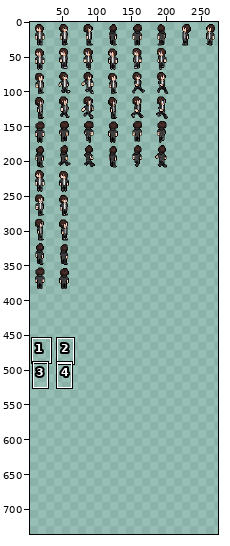
File history of a sprite sheet, resources/img/characters/MCanimate.png. Above: a wide view before the commit, with the close-up outlined.
Close-up. Before the commit:
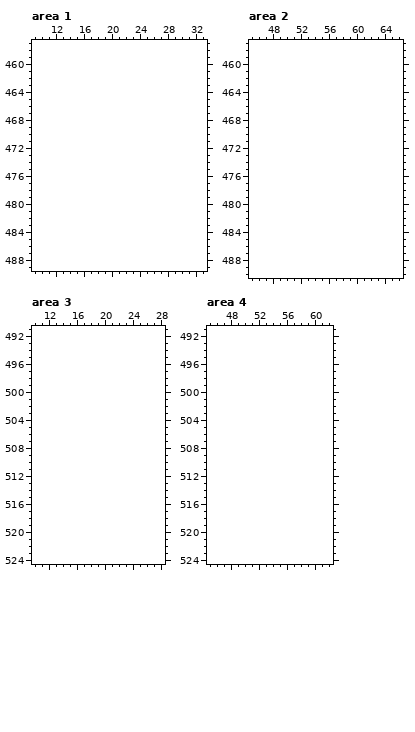
The file is 281x386 pixels. Colours within 5 levels of each other are drawn and written as one. Shown: area 1: x 9..33, y 457..489; area 2: x 45..66, y 457..490; area 3: x 10..28, y 491..524; area 4: x 45..62, y 491..524. The old version is drawn lined up with the new one, on the new canvas. The wide view leaves out empty margins. The commit also changed other parts of the picture, which this record leaves out.
The result:
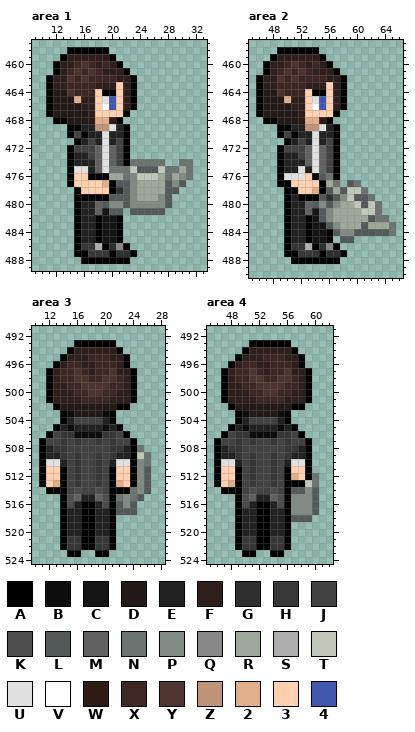
Palette (. is transparent): A #000000  B #0d0d0d  C #151515  D #231917  E #222222  F #2f1f1c  G #2f2f2f  H #373737  J #424242  K #4d4d4d  L #545959  M #616161  N #6b7470  P #818b83  Q #888888  R #9da89a  S #aeaeae  T #c1c8b9  U #e0e0e0  V #ffffff  W #2f1a16  X #3e2723  Y #4e342e  Z #bf9477  2 #e1ae8c  3 #ffd0b0  4 #4258ae
Difference:
canvas 281x386 -> 281x736
--- area 1
@@ x 9..33 @@
 457 .........................
-458 .........................
-459 .........................
-460 .........................
-461 .........................
-462 .........................
-463 .........................
-464 .........................
-465 .........................
-466 .........................
-467 .........................
-468 .........................
-469 .........................
-470 .........................
-471 .........................
-472 .........................
-473 .........................
-474 .........................
-475 .........................
-476 .........................
-477 .........................
-478 .........................
-479 .........................
-480 .........................
-481 .........................
-482 .........................
-483 .........................
-484 .........................
-485 .........................
-486 .........................
-487 .........................
-488 .........................
+458 .....AAAAAA..............
+459 ....AFFFFFFA.............
+460 ...AFFXYXFXFA............
+461 ...AFXYXYXFFFA...........
+462 ..AFFYXYXXXXFFA..........
+463 ..AFFXXXXFFF3FA..........
+464 ..ADDYXXX3AA3FA..........
+465 ..ADDD2FF3U43FA..........
+466 ..ADDDDFF3V43FA..........
+467 ..ADDDDDF3333A...........
+468 ...AADDDW22WA............
+469 .....AAEEZZUEA...........
+470 .....AJAEEUEEA...........
+471 ......AEJEUEJA...........
+472 .....AJJJMUMJA...........
+473 .....AEEJMUMJA...........
+474 .....AEEEMUMJANNNNN..NN..
+475 .....AUUEMUNNNTLLLTNNRN..
+476 .....A33AAARRNPTTTRNRPN..
+477 .....A33332ALLPRRRRLPL...
+478 ......A3333AGLPRRRRLL....
+479 ......AAAAALLLPRRRPL.....
+480 ......AEEMLPPLPPPPPL.....
+481 ......AEEMCLL.LLLLL......
+482 ......AEEACCA............
+483 ......AEEACCA............
+484 ......AEEACCA............
+485 ......AEEACCA............
+486 ......AHHSAGQA...........
+487 ......AAHHHAGGA..........
+488 .......AAAAAAA...........
 489 .........................
--- area 2
@@ x 45..66 @@
 457 ......................
-458 ......................
-459 ......................
-460 ......................
-461 ......................
-462 ......................
-463 ......................
-464 ......................
-465 ......................
-466 ......................
-467 ......................
-468 ......................
-469 ......................
-470 ......................
-471 ......................
-472 ......................
-473 ......................
-474 ......................
-475 ......................
-476 ......................
-477 ......................
-478 ......................
-479 ......................
-480 ......................
-481 ......................
-482 ......................
-483 ......................
-484 ......................
-485 ......................
-486 ......................
-487 ......................
-488 ......................
+458 ....AAAAAA............
+459 ...AFFFFFFA...........
+460 ..AFFXYXFXFA..........
+461 ..AFXYXYXFFFA.........
+462 .AFFYXYXXXXFFA........
+463 .AFFXXXXFFF3FA........
+464 .ADDYXXX3AA3FA........
+465 .ADDD2FF3U43FA........
+466 .ADDDDFF3V43FA........
+467 .ADDDDDF3333A.........
+468 ..AADDDW22WA..........
+469 ....AAEEZZUEA.........
+470 ....AJAEEUEEA.........
+471 .....AEJEUEJA.........
+472 ....AJJJMUMJA.........
+473 ....AEEJMUMJA.........
+474 ....AEEEMUMJA.........
+475 ....AEEUEUMJA.........
+476 ....AUUU3ALNA.........
+477 ....AA3333ARN.LN......
+478 .....AA332ALRLTTN.....
+479 .....AEAAALGLPTLLN....
+480 .....AEEMLPLPRRTLTN...
+481 .....AEEMCLPRRRRTTN...
+482 .....AEEACLPRRRRRLNN..
+483 .....AEEACCLPRRRLRRRN.
+484 .....AEEACCALPPLLLLLN.
+485 .....AEEACCA.LL.......
+486 .....AHHSAGQA.........
+487 .....AAHHHAGGA........
+488 ......AAAAAAA.........
 489 ......................
--- area 3
@@ x 10..28 @@
 492 ...................
-493 ...................
-494 ...................
-495 ...................
-496 ...................
-497 ...................
-498 ...................
-499 ...................
-500 ...................
-501 ...................
-502 ...................
-503 ...................
-504 ...................
-505 ...................
-506 ...................
-507 ...................
-508 ...................
-509 ...................
-510 ...................
-511 ...................
-512 ...................
-513 ...................
-514 ...................
-515 ...................
-516 ...................
-517 ...................
-518 ...................
-519 ...................
-520 ...................
-521 ...................
-522 ...................
-523 ...................
+493 ......AAAAAA.......
+494 .....AFFFFFFA......
+495 ....AFFFXXXFFA.....
+496 ...AFXXFFXXXFA.....
+497 ..AFXXYXFXXYFFA....
+498 ..AFXXYYXXYYXFA....
+499 ..AFFXXYYYYXXFA....
+500 ..AFFFXXYYXXFFA....
+501 ..AFFFFXXXXFFFA....
+502 ...ADDDDDDDDAA.....
+503 ....ABDDDDBA.......
+504 ....AEJJJJEA.......
+505 ...AEBEEEEBEA......
+506 ..AJHHBBBBHHJA.....
+507 .AJJHJHJJHJHJJA....
+508 .AEHHJJJJJJHHEAN...
+509 .AEEHJHJJHJHEEATN..
+510 .AUUEJHJJHJEUUAPN..
+511 .A33AJHJJHJA33APL..
+512 .A33AJHJJHJA33APL..
+513 .A32AJHJJHJA23APL..
+514 ..AAAJKJJKJAAANPL..
+515 ....AKMEEMKANPNL...
+516 ....AKEAAEKALPL....
+517 ....AEEAAEEALLL....
+518 ....AEEAAEEA.......
+519 ....AEEAAEEA.......
+520 ....AEEAAEEA.......
+521 ....AHHAAHHA.......
+522 ....AHHAAHHA.......
+523 .....AA..AA........
 524 ...................
--- area 4
@@ x 45..62 @@
 492 ..................
-493 ..................
-494 ..................
-495 ..................
-496 ..................
-497 ..................
-498 ..................
-499 ..................
-500 ..................
-501 ..................
-502 ..................
-503 ..................
-504 ..................
-505 ..................
-506 ..................
-507 ..................
-508 ..................
-509 ..................
-510 ..................
-511 ..................
-512 ..................
-513 ..................
-514 ..................
-515 ..................
-516 ..................
-517 ..................
-518 ..................
-519 ..................
-520 ..................
-521 ..................
-522 ..................
-523 ..................
+493 ......AAAAAA......
+494 .....AFFFFFFA.....
+495 ....AFFFXXXFFA....
+496 ...AFXXFFXXXFA....
+497 ..AFXXYXFXXYFFA...
+498 ..AFXXYYXXYYXFA...
+499 ..AFFXXYYYYXXFA...
+500 ..AFFFXXYYXXFFA...
+501 ..AFFFFXXXXFFFA...
+502 ...ADDDDDDDDAA....
+503 ....ABDDDDBA......
+504 ....AEJJJJEA......
+505 ...AEBEEEEBEA.....
+506 ..AJHHBBBBHHJA....
+507 .AJJHJHJJHJHJJA...
+508 .AEHHJJJJJJHHEA...
+509 .AEEHJHJJHJHEEA...
+510 .AUUEJHJJHJEUUA...
+511 .A33AJHJJHJA33A...
+512 .A33AJHJJHJA23AN..
+513 .A32AJHJJHJAAATN..
+514 ..AAAJKJJKJALLPL..
+515 ....AKMEEMKAPPPL..
+516 ....AKEAAEKAPPPL..
+517 ....AEEAAEEAPPPL..
+518 ....AEEAAEEALLL...
+519 ....AEEAAEEA......
+520 ....AEEAAEEA......
+521 ....AHHAAHHA......
+522 ....AHHAAHHA......
+523 .....AA..AA.......
 524 ..................
